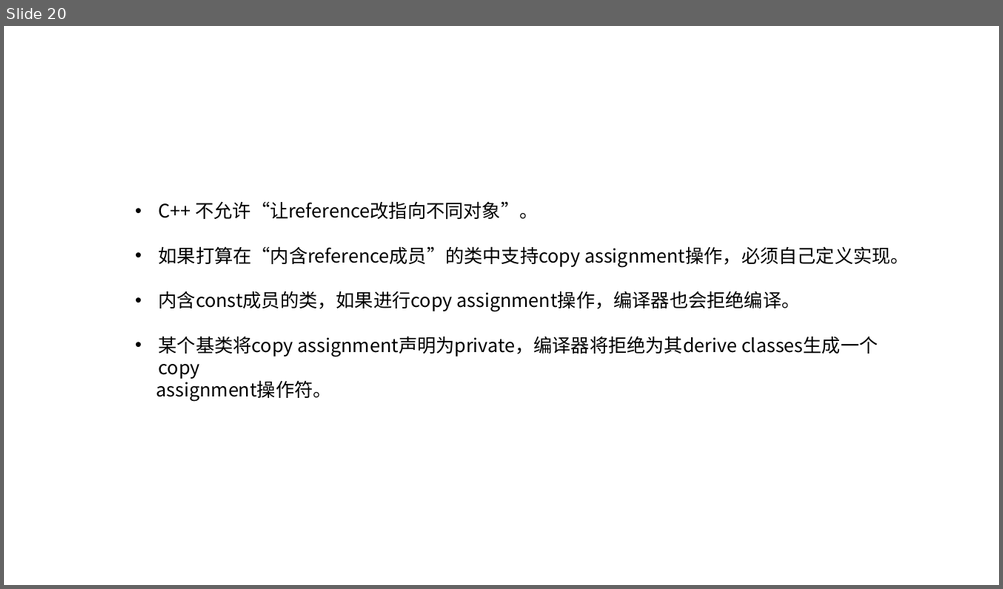
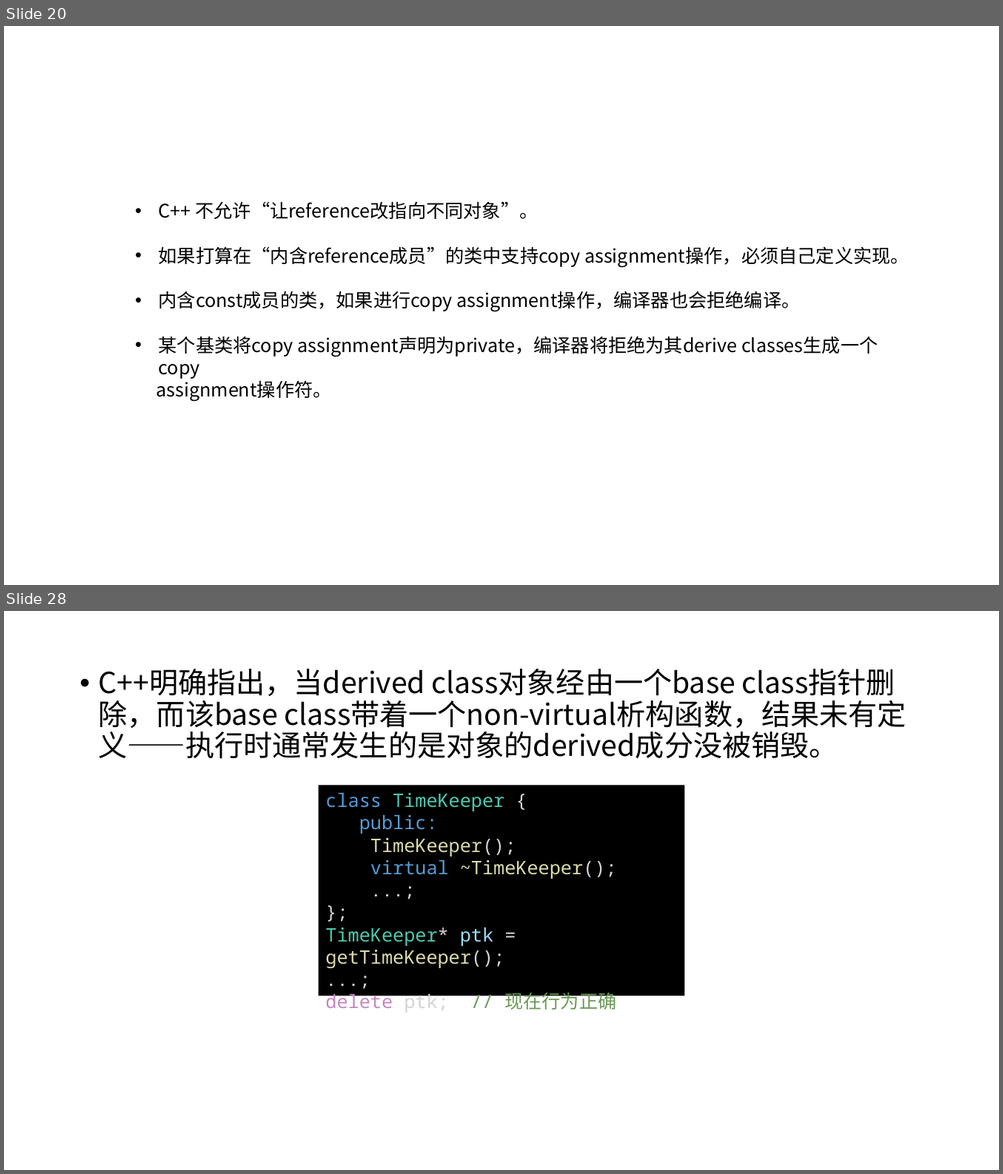
Before and after one commit to h-hkai/Effective-CPP, a slide deck: Effective C++.pptx. Shown one above the other, each under a label of ours: slide 20 before the commit, slides 20 and 28 after it; the slides between them are not shown. The pictures are 1003x589 and 1003x1174 pixels, drawn with LibreOffice and Linux fonts; fonts in the diff are those of the drawing. Boxes give left, top, right and bottom in pixels: in the first picture for what was removed or moved away, otherwise in the second. Text is boxed around its words. In the diff, an @@ line names an element or a change of style, - is before the commit and + after.

```diff
--- a/Effective C++.pptx
+++ b/Effective C++.pptx
@@ slide 28 added at [4,611,999,1170], background #FFFFFF @@
@@ text added at [99,669,907,759], 28 pt, text #000000 @@
+• C++明确指出，当derived class对象经由一个base class指针删除，而该base class带着一个non-virtual析构函数，结果未有定义——执行时通常发生的是对象的derived成分没被销毁。
@@ rectangle added at [318,786,685,997], fill #000000, 18 pt, text #DCDCAA @@
+class TimeKeeper {
+public:
+TimeKeeper();
+virtual ~TimeKeeper();
+...;
+};
+TimeKeeper* ptk = getTimeKeeper();
+...;
+delete ptk; // 现在行为正确
```
Also in this commit, not shown: 11 other slides added, 3 other files.
